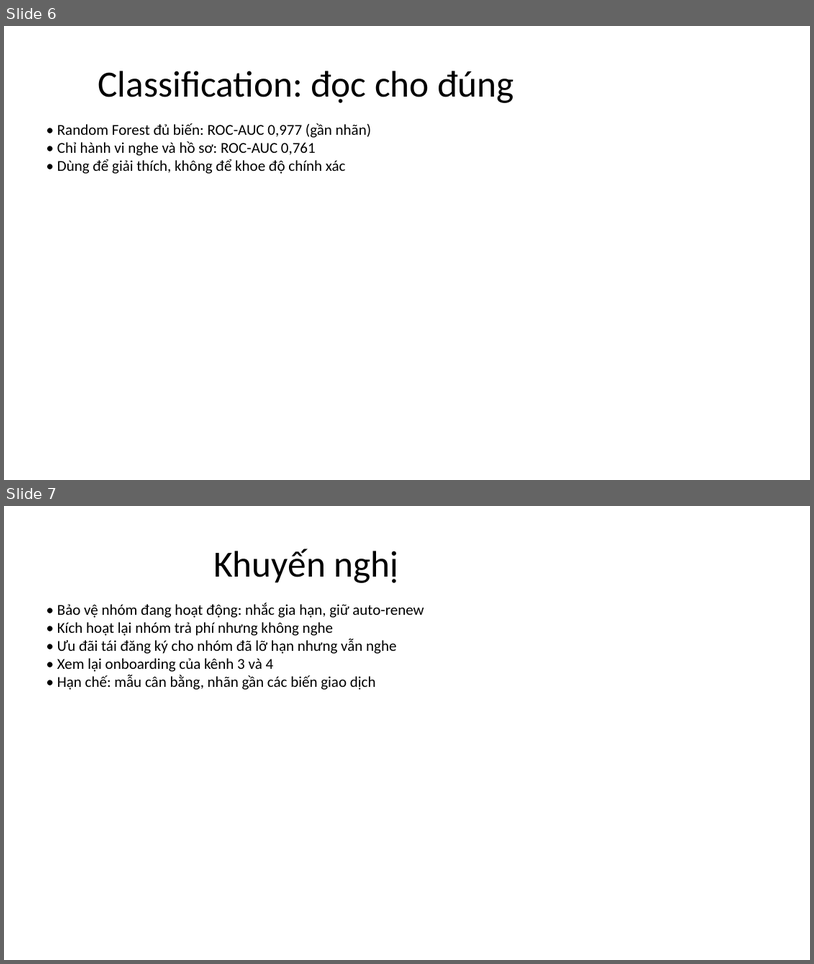
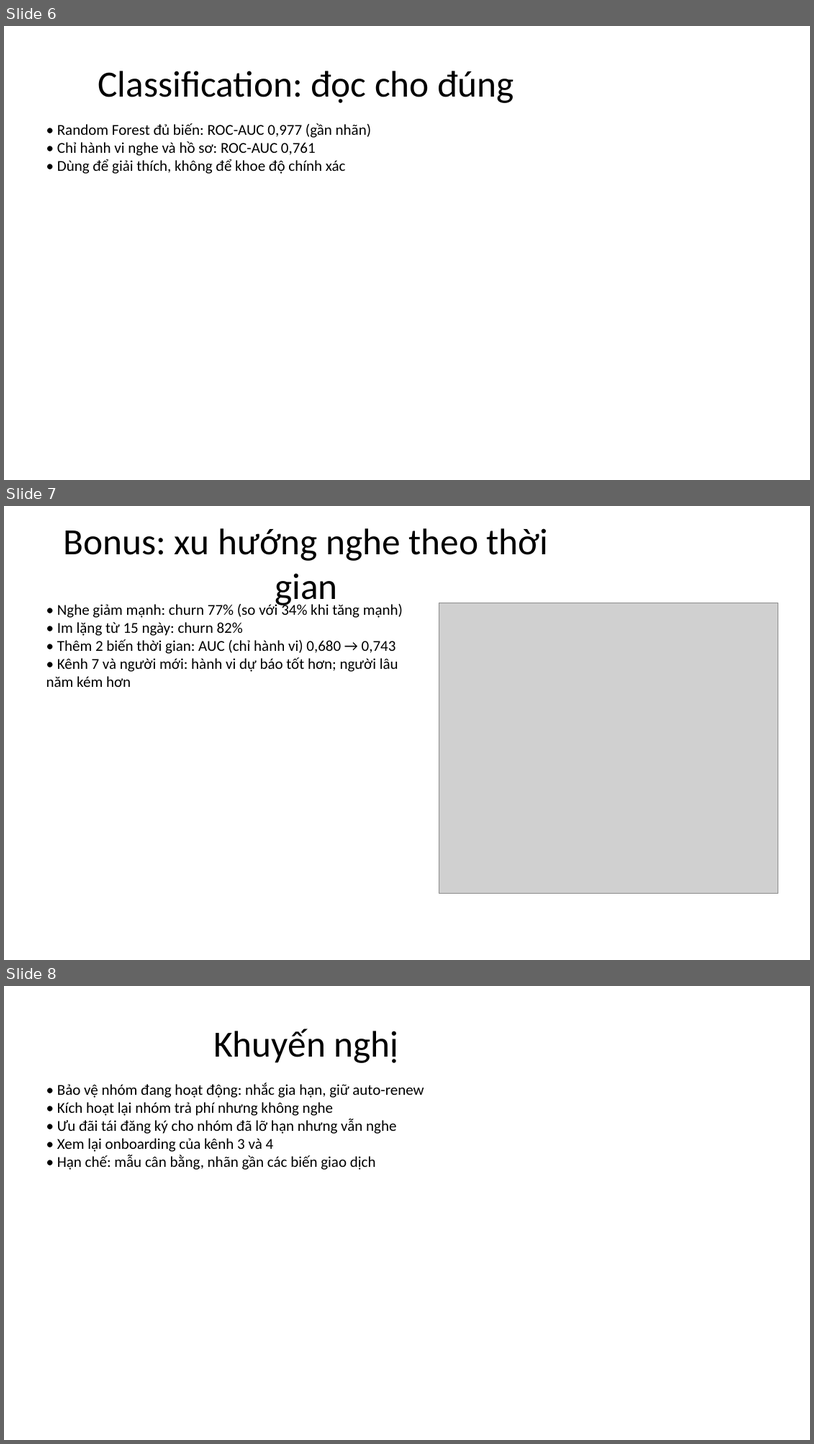
Before and after one commit to locnp13/kkbox-churn-data-mining, a slide deck: report/slides.pptx. Shown one above the other, each under a label of ours: slides 6 and 7 before the commit, slides 6, 7 and 8 after it. The pictures are 814x964 and 814x1444 pixels, drawn with LibreOffice and Linux fonts; fonts in the diff are those of the drawing; grey boxes stand for pictures. Boxes give left, top, right and bottom in pixels: in the first picture for what was removed or moved away, otherwise in the second. Text is boxed around its words. In the diff, an @@ line names an element or a change of style, - is before the commit and + after.

```diff
--- a/report/slides.pptx
+++ b/report/slides.pptx
@@ slide 7 added at <box>4,506,810,960</box>, background #FFFFFF @@
@@ title added at <box>64,528,549,608</box>, 44 pt, text #000000 @@
+Bonus: xu hướng nghe theo thời gian
@@ text added at <box>46,602,403,687</box>, 18 pt, text #000000 @@
+• Nghe giảm mạnh: churn 77% (so với 34% khi tăng mạnh)
+• Im lặng từ 15 ngày: churn 82%
+• Thêm 2 biến thời gian: AUC (chỉ hành vi) 0,680 → 0,743
+• Kênh 7 và người mới: hành vi dự báo tốt hơn; người lâu năm kém hơn
@@ picture added at <box>440,602,778,893</box> @@
@@ what was slide 7 is now slide 8 @@
```
Also in this commit, not shown: 8 other files.
